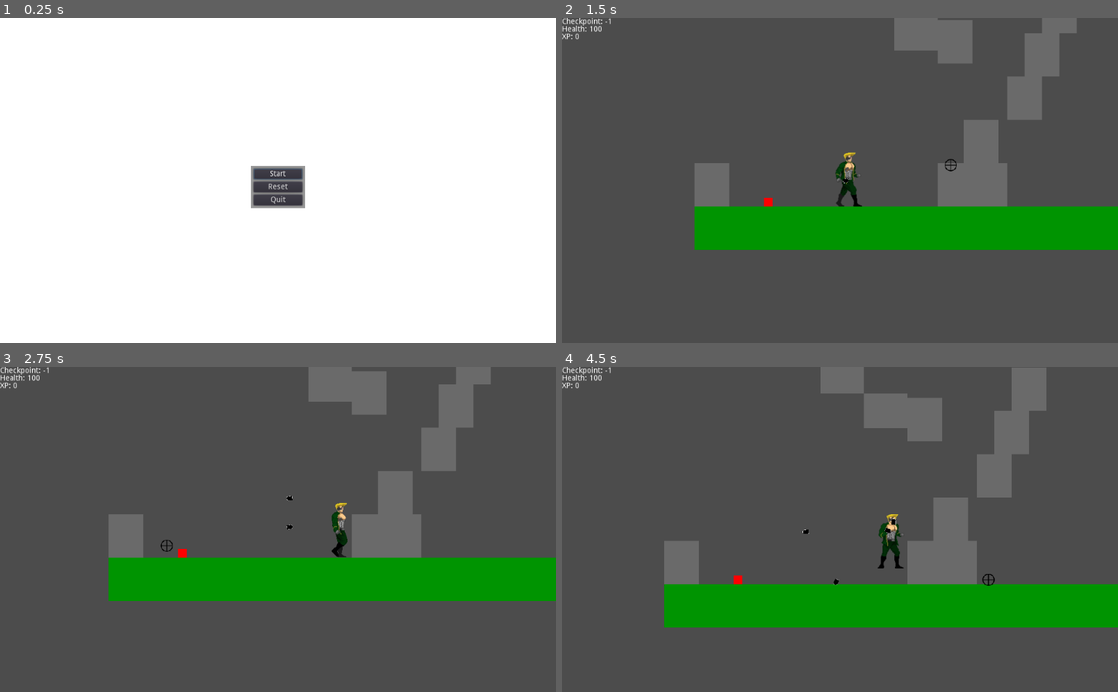
Above: before the commit, frames 1-4 (two rows, left to right).
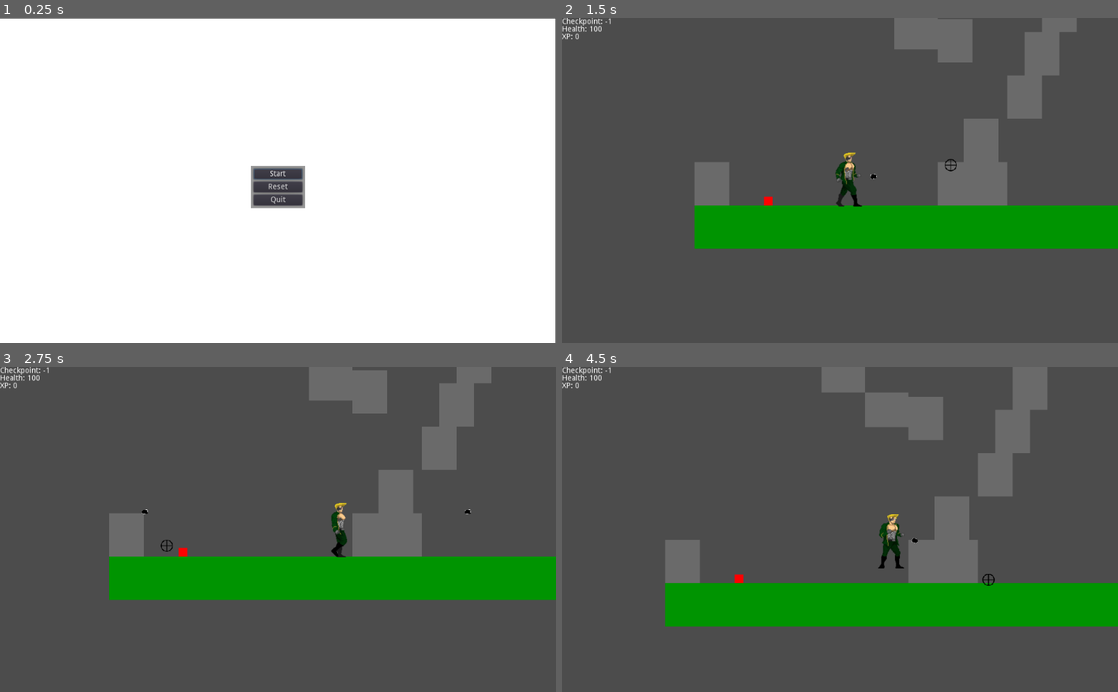
Above: after the commit, the same moments.

Repository: jfdoming/Project-B
Game: Godot game, scene res://scenes/Start.tscn
Two runs of this game, one before a commit and one after it. Both use one fixed random seed, a clock stepped at 60 frames per second and the inputs below.
Inputs (mouse positions are in pixels of both pictures, inside the frame that each line leads up to):
- Up to frame 1 (0.25 s): no input
- Up to frame 2 (1.5 s): click "Start" at 0.5 s; move the mouse to (962, 164) at 1.27 s; hold Right (ui_right) from 1.28 s (still down); click (962, 164) at 1.35 s
- Up to frame 3 (2.75 s): keep holding Right (ui_right); tap Space (ui_select) at 1.52, 2.27 s; move the mouse to (166, 545) at 2.02 s; click (166, 545) at 2.1 s
- Up to frame 4 (4.5 s): move the mouse to (895, 458) at 2.77 s; release Right (ui_right) at 2.78 s; hold Left (ui_left) 2.78-3.53 s; click (895, 458) at 2.85 s; move the mouse to (812, 594) at 3.52 s; hold Right (ui_right) from 3.53 s (still down); click (812, 594) at 3.6 s; tap Space (ui_select) at 3.77 s; move the mouse to (1006, 578) at 4.27 s; click (1006, 578) at 4.35 s

The runs differ from the first frame. In frame 1, 0.3% of the frame differs, in the area x 0-100%, y 0-100%; in frame 2, 0.8%; in frame 3, 1.1%; in frame 4, 1.3%, in the area x 0-100%, y 0-81%.

Commit message:
Issue#1
Corrected the issue

Diff:
--- a/Player.gd
+++ b/Player.gd
@@ -80,15 +80,35 @@
 	var fire = may_move and Input.is_action_just_pressed("fire")
 	var walking = left != right
 
+	if fire and right:
+		var instance = Bullet.instance()
+		add_child(instance)
+		instance.look_at(get_global_mouse_position())
+		instance.linear_velocity = Vector2(1000, 0).rotated(instance.rotation)
+		instance.damage = bullet_damage
+		instance.connect("kill_obtained", self, "on_kill")
+	if fire and left:
+		var instance = Bullet.instance()
+		add_child(instance)
+		instance.look_at(get_global_mouse_position())
+		instance.linear_velocity = Vector2(-1000,0).rotated(-instance.rotation)
+		#print(instance.rotation) For debugging purposes
+		instance.damage = bullet_damage
+		instance.connect("kill_obtained", self, "on_kill")
 	if fire:
 		var instance = Bullet.instance()
 		add_child(instance)
-
 		instance.look_at(get_global_mouse_position())
-		instance.linear_velocity = Vector2(100, 0).rotated(instance.rotation)
-		instance.damage = bullet_damage
-
-		instance.connect("kill_obtained", self, "on_kill")
+		print(get_global_mouse_position())
+		if get_global_mouse_position()[0] < 0 or (get_global_mouse_position()[0] > 0 and get_global_mouse_position()[0] < 700):
+			instance.linear_velocity = Vector2(-1000, 0).rotated(-instance.rotation)
+			instance.damage = bullet_damage
+			instance.connect("kill_obtained", self, "on_kill")
+		else:
+			instance.linear_velocity = Vector2(1000, 0).rotated(instance.rotation)
+			instance.damage = bullet_damage
+			instance.connect("kill_obtained", self, "on_kill")
+
 	if smash and jumping and not smashing:
 		smashing = true
 		velocity.y = smash_speed
--- a/Player.tscn
+++ b/Player.tscn
@@ -101,23 +101,23 @@
 [node name="StandAnimation" type="AnimatedSprite" parent="."]
 position = Vector2( 0, -8 )
 scale = Vector2( 2, 2 )
-frames = SubResource( 5 )
+frames = SubResource( 4 )
 
 [node name="WalkAnimation" type="AnimatedSprite" parent="."]
 visible = false
 position = Vector2( 0, -8 )
 scale = Vector2( 2, 2 )
-frames = SubResource( 10 )
+frames = SubResource( 9 )
 
 [node name="HeadCollisionShape" type="CollisionShape2D" parent="."]
 position = Vector2( 2.59303, -89.4856 )
 scale = Vector2( 2, 2 )
-shape = SubResource( 11 )
+shape = SubResource( 10 )
 
 [node name="BodyCollisionShape" type="CollisionShape2D" parent="."]
-position = Vector2( -3.99033, 10.8089 )
+position = Vector2( -1, 7 )
 scale = Vector2( 2, 2 )
-shape = SubResource( 2 )
+shape = SubResource( 11 )
 [connection signal="smash_land" from="." to="Smash" method="_on_Player_smash_land"]
 [connection signal="animation_finished" from="Smash" to="Smash" method="_on_Smash_animation_finished"]
 [connection signal="timeout" from="InvulnTimer" to="." method="_on_InvulnTimer_timeout"]
--- a/scenes/Start.tscn
+++ b/scenes/Start.tscn
@@ -11,6 +11,10 @@
 [node name="ColorRect" type="ColorRect" parent="."]
 anchor_right = 1.0
 anchor_bottom = 1.0
+margin_left = -1.0
+margin_top = 1.0
+margin_right = -1.0
+margin_bottom = 1.0
 __meta__ = {
 "_edit_use_anchors_": false
 }
Not shown: 1 places in Player.tscn that only renumber resources
